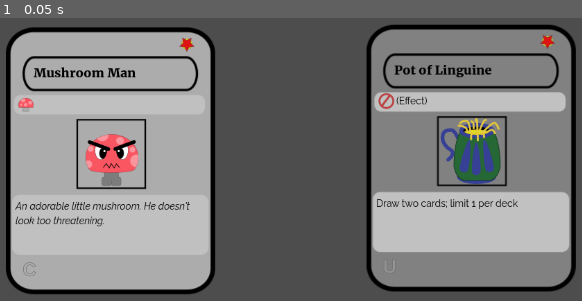
Above: before the commit, frame 1.
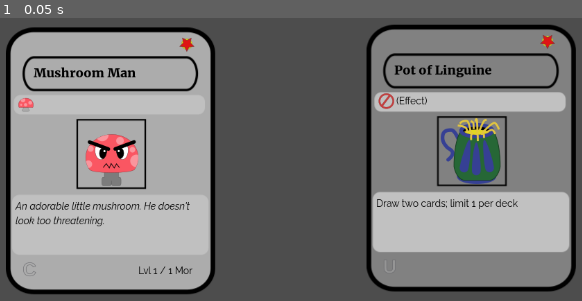
Above: after the commit, the same moment.

Repository: Mercerenies/evilcon-2024
Game: Godot game, scene res://debug/debug_room.tscn
Two runs of this game, one before a commit and one after it. Both use one fixed random seed, a clock stepped at 60 frames per second and the inputs below.
Inputs:
- Up to frame 1 (0.05 s): no input

The runs differ from the first frame. In frame 1, less than 0.1% of the frame differs, in the area x 23-33%, y 87-91%.

Commit message:
More card details

Diff:
--- a/card_game/playing_card/card_type.gd
+++ b/card_game/playing_card/card_type.gd
@@ -44,6 +44,11 @@
     return 0
 
 
+func get_stats_text() -> String:
+    push_warning("Forgot to override get_stats_text!")
+    return ""
+
+
 func is_text_flavor() -> bool:
     return false
 
--- a/card_game/playing_card/cards/mushroom_man.gd
+++ b/card_game/playing_card/cards/mushroom_man.gd
@@ -25,6 +25,14 @@
     return 1
 
 
+func get_base_level() -> int:
+    return 1
+
+
+func get_base_morale() -> int:
+    return 1
+
+
 func get_archetypes() -> Array:
     return [Archetype.FUNGUS]
 
--- a/card_game/playing_card/effect_card_type.gd
+++ b/card_game/playing_card/effect_card_type.gd
@@ -17,3 +17,7 @@
         return "(Effect / Ongoing)"
     else:
         return "(Effect)"
+
+
+func get_stats_text() -> String:
+    return ""
--- a/card_game/playing_card/minion_card_type.gd
+++ b/card_game/playing_card/minion_card_type.gd
@@ -9,3 +9,17 @@
 
 func get_icon_row() -> Array:
     return super.get_icon_row() + get_archetypes().map(Archetype.to_icon_index)
+
+
+func get_base_level() -> int:
+    push_warning("Forgot to override get_base_level!")
+    return 0
+
+
+func get_base_morale() -> int:
+    push_warning("Forgot to override get_base_morale!")
+    return 0
+
+
+func get_stats_text() -> String:
+    return "Lvl %s / %s Mor" % [get_base_level(), get_base_morale()]
--- a/card_game/playing_card/playing_card_display/playing_card_display.gd
+++ b/card_game/playing_card/playing_card_display/playing_card_display.gd
@@ -17,6 +17,7 @@
     $CardPicture.frame = card_type.get_picture_index()
     $CardIcon.frame = Rarity.to_icon_index(card_type.get_rarity())
     $CardFrame.frame = Rarity.to_frame_index(card_type.get_rarity())
+    $StatsLabel.text = card_type.get_stats_text()
 
     var archetypes_rect = $ArchetypesRow.get_rect()
     $ArchetypesTextLabel.position.x = archetypes_rect.end.x
--- a/card_game/playing_card/playing_card_display/playing_card_display.tscn
+++ b/card_game/playing_card/playing_card_display/playing_card_display.tscn
@@ -50,3 +50,17 @@
 
 [node name="CardIcon" parent="." instance=ExtResource("6_yw3j3")]
 position = Vector2(-116, 157)
+
+[node name="StatsLabel" type="Label" parent="."]
+anchors_preset = 1
+anchor_left = 1.0
+anchor_right = 1.0
+offset_left = 52.0
+offset_top = 149.0
+offset_right = 119.0
+offset_bottom = 172.0
+grow_horizontal = 0
+size_flags_horizontal = 8
+theme = ExtResource("2_7d3ug")
+text = "Card Stats"
+horizontal_alignment = 2
